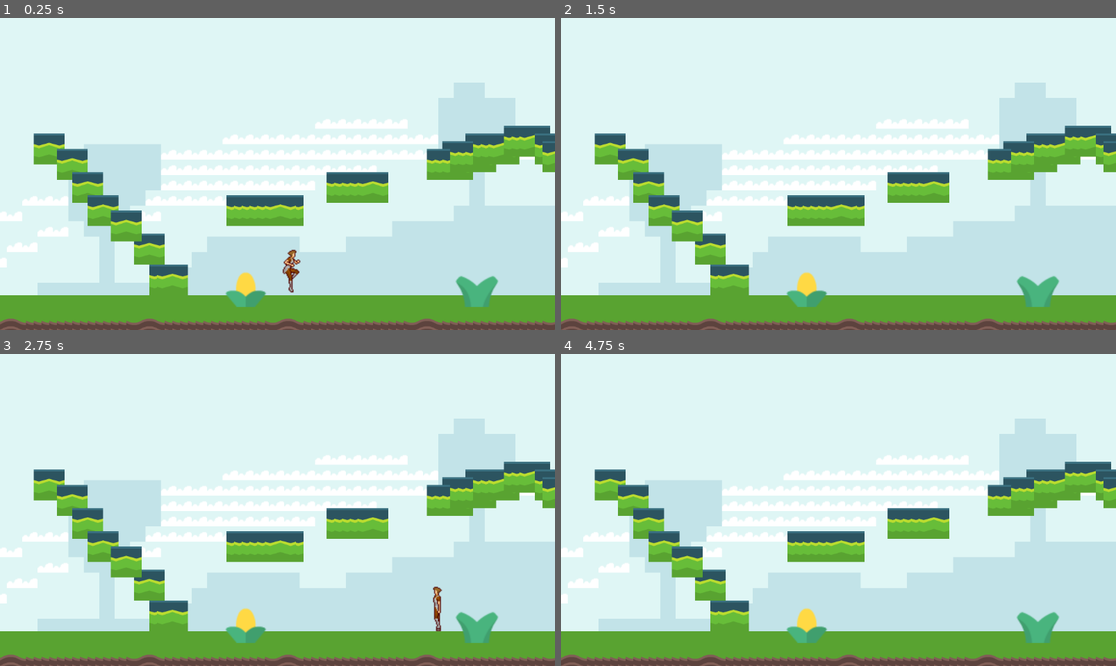
Above: before the commit, frames 1-4 (two rows, left to right).
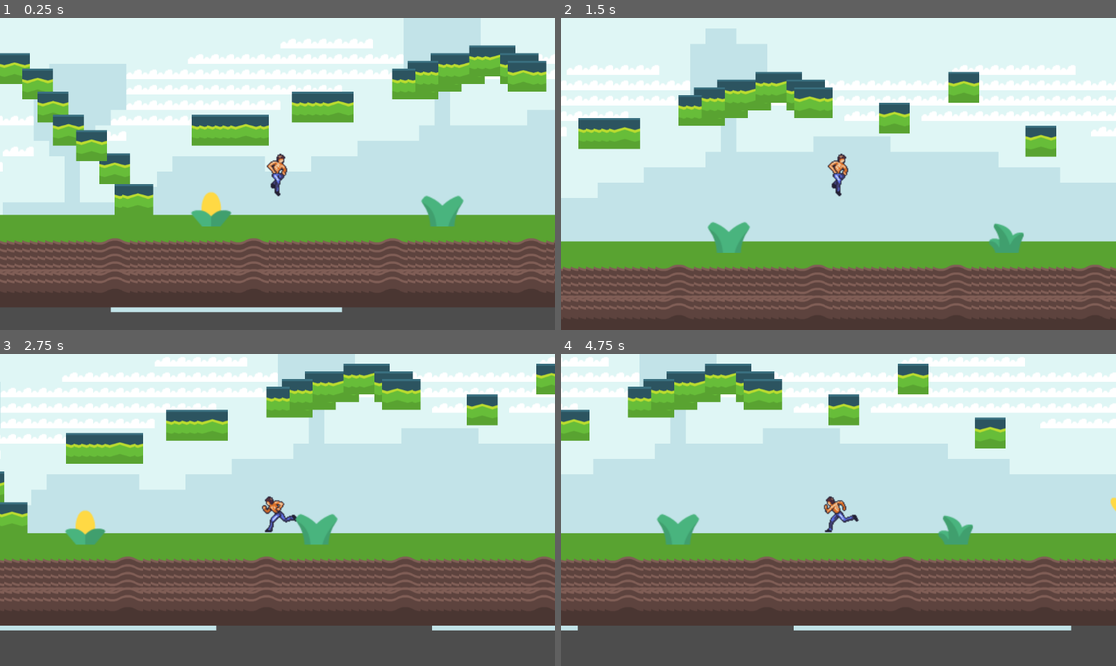
Above: after the commit, the same moments.

Repository: Allan-Mance/2D-Platformer
Game: Godot game, scene res://game.tscn
Two runs of this game, one before a commit and one after it. Both use one fixed random seed, a clock stepped at 60 frames per second and the inputs below.
Inputs:
- Up to frame 1 (0.25 s): no input
- Up to frame 2 (1.5 s): hold D (Right) from 0.53 s (still down); tap Space (Jump) at 0.6, 0.77, 1.07, 1.35 s
- Up to frame 3 (2.75 s): tap Space (Jump) at 1.52, 1.82, 2.1 s; release D (Right) at 2.03 s; hold A (Left) from 2.03 s (still down)
- Up to frame 4 (4.75 s): release A (Left) at 2.78 s; hold D (Right) 2.78-4.28 s; tap Space (Jump) at 2.85, 3.02, 3.32, 3.6, 3.77, 4.07, 4.35, 4.52 s; hold A (Left) from 4.28 s (still down)

The runs differ from the first frame. In frame 1, 73% of the frame differs, in the area x 0-100%, y 0-100%; in frame 2, 66%; in frame 3, 74%; in frame 4, 77%.

Commit message:
Change Player Sprite / Add Tracking Camera

Diff:
--- /dev/null
+++ b/Camera2D.gd
@@ -0,0 +1,7 @@
+extends Camera2D
+
+func _process(_delta):
+	var target = get_node_or_null("/root/Game/Player")
+	#var target = get_node_or_null("/root/Game/Enemy_Container/Bat")
+	if target != null:
+		position = target.position
--- a/game.tscn
+++ b/game.tscn
@@ -1,9 +1,10 @@
-[gd_scene load_steps=24 format=3 uid="uid://bhrt1ggmoa4d6"]
+[gd_scene load_steps=27 format=3 uid="uid://bhrt1ggmoa4d6"]
 
 [ext_resource type="Script" path="res://Player/Player.gd" id="1_3qmfc"]
 [ext_resource type="Texture2D" uid="uid://dqc7qd1qymy48" path="res://Assets/tilemap-backgrounds_packed.png" id="1_n6ff5"]
-[ext_resource type="Texture2D" uid="uid://bvpm2idj8vx6g" path="res://Assets/player.png" id="2_rpo45"]
+[ext_resource type="Texture2D" uid="uid://cu0tcuc8rf7nt" path="res://Assets/player-spritemap-v9.png" id="3_x2sum"]
 [ext_resource type="Texture2D" uid="uid://c87hu5t4j0waq" path="res://Assets/Tiles.png" id="4_0rbng"]
+[ext_resource type="Script" path="res://Camera2D.gd" id="5_8mbtu"]
 
 [sub_resource type="TileSetAtlasSource" id="TileSetAtlasSource_65r55"]
 texture = ExtResource("1_n6ff5")
@@ -63,51 +64,59 @@
 [sub_resource type="RectangleShape2D" id="RectangleShape2D_3qsev"]
 size = Vector2(1152, 50)
 
-[sub_resource type="AtlasTexture" id="AtlasTexture_ow14o"]
-atlas = ExtResource("2_rpo45")
-region = Rect2(288, 70, 32, 70)
-
-[sub_resource type="AtlasTexture" id="AtlasTexture_ehx6w"]
-atlas = ExtResource("2_rpo45")
-region = Rect2(0, 0, 32, 70)
-
-[sub_resource type="AtlasTexture" id="AtlasTexture_e8hmb"]
-atlas = ExtResource("2_rpo45")
-region = Rect2(224, 70, 32, 70)
-
-[sub_resource type="AtlasTexture" id="AtlasTexture_emr52"]
-atlas = ExtResource("2_rpo45")
-region = Rect2(256, 70, 32, 70)
-
-[sub_resource type="AtlasTexture" id="AtlasTexture_yfddg"]
-atlas = ExtResource("2_rpo45")
-region = Rect2(32, 0, 32, 70)
-
-[sub_resource type="AtlasTexture" id="AtlasTexture_yov8b"]
-atlas = ExtResource("2_rpo45")
-region = Rect2(64, 0, 32, 70)
-
-[sub_resource type="AtlasTexture" id="AtlasTexture_o5ksm"]
-atlas = ExtResource("2_rpo45")
-region = Rect2(96, 0, 32, 70)
-
-[sub_resource type="AtlasTexture" id="AtlasTexture_lad3c"]
-atlas = ExtResource("2_rpo45")
-region = Rect2(128, 0, 32, 70)
-
-[sub_resource type="AtlasTexture" id="AtlasTexture_6r17a"]
-atlas = ExtResource("2_rpo45")
-region = Rect2(160, 0, 32, 70)
-
-[sub_resource type="AtlasTexture" id="AtlasTexture_sy1dl"]
-atlas = ExtResource("2_rpo45")
-region = Rect2(192, 0, 32, 70)
+[sub_resource type="AtlasTexture" id="AtlasTexture_i5nu5"]
+atlas = ExtResource("3_x2sum")
+region = Rect2(322, 0, 46, 50)
+
+[sub_resource type="AtlasTexture" id="AtlasTexture_8oj4y"]
+atlas = ExtResource("3_x2sum")
+region = Rect2(0, 0, 46, 50)
+
+[sub_resource type="AtlasTexture" id="AtlasTexture_j8pva"]
+atlas = ExtResource("3_x2sum")
+region = Rect2(46, 0, 46, 50)
+
+[sub_resource type="AtlasTexture" id="AtlasTexture_o1r02"]
+atlas = ExtResource("3_x2sum")
+region = Rect2(276, 0, 46, 50)
+
+[sub_resource type="AtlasTexture" id="AtlasTexture_nkhi7"]
+atlas = ExtResource("3_x2sum")
+region = Rect2(0, 150, 46, 50)
+
+[sub_resource type="AtlasTexture" id="AtlasTexture_6w64j"]
+atlas = ExtResource("3_x2sum")
+region = Rect2(46, 150, 46, 50)
+
+[sub_resource type="AtlasTexture" id="AtlasTexture_e45oi"]
+atlas = ExtResource("3_x2sum")
+region = Rect2(92, 150, 46, 50)
+
+[sub_resource type="AtlasTexture" id="AtlasTexture_w1cgs"]
+atlas = ExtResource("3_x2sum")
+region = Rect2(138, 150, 46, 50)
+
+[sub_resource type="AtlasTexture" id="AtlasTexture_a2su6"]
+atlas = ExtResource("3_x2sum")
+region = Rect2(184, 150, 46, 50)
+
+[sub_resource type="AtlasTexture" id="AtlasTexture_133ll"]
+atlas = ExtResource("3_x2sum")
+region = Rect2(230, 150, 46, 50)
+
+[sub_resource type="AtlasTexture" id="AtlasTexture_5d5xt"]
+atlas = ExtResource("3_x2sum")
+region = Rect2(276, 150, 46, 50)
+
+[sub_resource type="AtlasTexture" id="AtlasTexture_41ihy"]
+atlas = ExtResource("3_x2sum")
+region = Rect2(322, 150, 46, 50)
 
 [sub_resource type="SpriteFrames" id="SpriteFrames_gy0wt"]
 animations = [{
 "frames": [{
 "duration": 1.0,
-"texture": SubResource("AtlasTexture_ow14o")
+"texture": SubResource("AtlasTexture_i5nu5")
 }],
 "loop": false,
 "name": &"Fall",
@@ -115,7 +124,7 @@
 }, {
 "frames": [{
 "duration": 1.0,
-"texture": SubResource("AtlasTexture_ehx6w")
+"texture": SubResource("AtlasTexture_8oj4y")
 }],
 "loop": false,
 "name": &"Idle",
@@ -123,10 +132,10 @@
 }, {
 "frames": [{
 "duration": 1.0,
-"texture": SubResource("AtlasTexture_e8hmb")
+"texture": SubResource("AtlasTexture_j8pva")
 }, {
 "duration": 1.0,
-"texture": SubResource("AtlasTexture_emr52")
+"texture": SubResource("AtlasTexture_o1r02")
 }],
 "loop": false,
 "name": &"Jump",
@@ -134,22 +143,28 @@
 }, {
 "frames": [{
 "duration": 1.0,
-"texture": SubResource("AtlasTexture_yfddg")
+"texture": SubResource("AtlasTexture_nkhi7")
 }, {
 "duration": 1.0,
-"texture": SubResource("AtlasTexture_yov8b")
+"texture": SubResource("AtlasTexture_6w64j")
 }, {
 "duration": 1.0,
-"texture": SubResource("AtlasTexture_o5ksm")
+"texture": SubResource("AtlasTexture_e45oi")
 }, {
 "duration": 1.0,
-"texture": SubResource("AtlasTexture_lad3c")
+"texture": SubResource("AtlasTexture_w1cgs")
 }, {
 "duration": 1.0,
-"texture": SubResource("AtlasTexture_6r17a")
+"texture": SubResource("AtlasTexture_a2su6")
 }, {
 "duration": 1.0,
-"texture": SubResource("AtlasTexture_sy1dl")
+"texture": SubResource("AtlasTexture_133ll")
+}, {
+"duration": 1.0,
+"texture": SubResource("AtlasTexture_5d5xt")
+}, {
+"duration": 1.0,
+"texture": SubResource("AtlasTexture_41ihy")
 }],
 "loop": true,
 "name": &"Walk",
@@ -1157,11 +1172,11 @@
 
 [node name="Sprite" type="AnimatedSprite2D" parent="Player"]
 sprite_frames = SubResource("SpriteFrames_gy0wt")
-animation = &"Jump"
+animation = &"Idle"
 autoplay = "Jump"
 
 [node name="CollisionShape2D" type="CollisionShape2D" parent="Player"]
-position = Vector2(-1, 6)
+position = Vector2(-2, 1)
 shape = SubResource("RectangleShape2D_kcbpn")
 
 [node name="Platform" type="TileMap" parent="."]
@@ -1175,3 +1190,6 @@
 tile_set = SubResource("TileSet_kxpbl")
 format = 2
 layer_0/tile_data = PackedInt32Array(196620, 655360, 2, 196638, 720896, 2, 196649, 589824, 3, 262141, 720896, 3)
+
+[node name="Camera2D" type="Camera2D" parent="."]
+script = ExtResource("5_8mbtu")
Binary file added: Assets/player-spritemap-v9.png
Not shown, added: Assets/player-spritemap-v9.png.import
